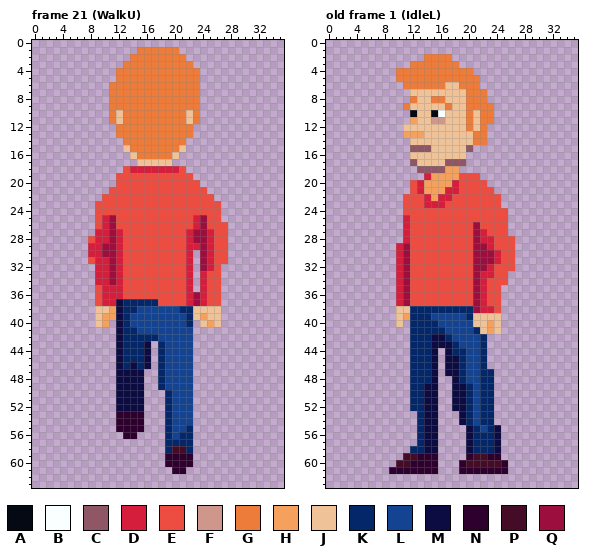
A pixel-art file gets an edit: src/game/assets/images/characters/hank/hank.aseprite. The picture above was drawn from the file before the commit.
36x64 pixels, 21 frames. Shown: frame 21 (WalkU), old frame 1 (IdleL). The commit also changed other frames, which this record leaves out.
Palette (. is transparent): A #050914  B #faffff  C #8f5765  D #d41e3c  E #ed4c40  F #cf968c  G #ed7b39  H #f5a15d  J #f0c297  K #032769  L #144491  M #0c0b42  N #2d002e  P #450c28  Q #9b0e3e
After:
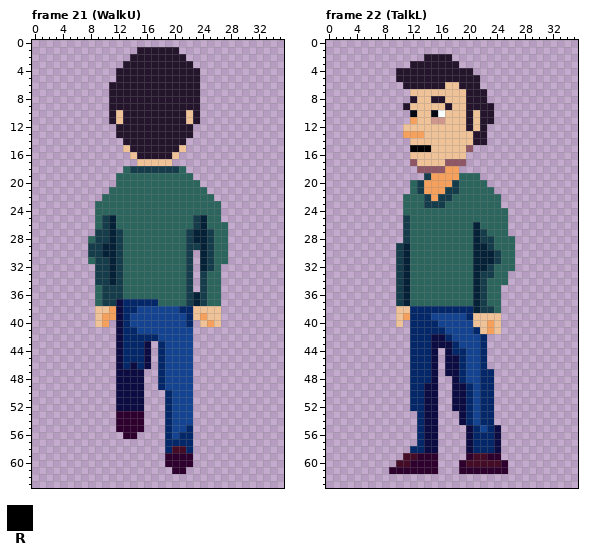
Colours new in this view: R #000000
A new or re-ordered frame is compared with the old frame closest to it.
Changes in this commit:
frames 21 -> 27
@@ palette @@
-D #d41e3c
+D #153c4a
-E #ed4c40
+E #2c645e
-G #ed7b39
+G #24142c
-Q #9b0e3e
+Q #052137
--- frame 22 (TalkL) is new; against old frame 1 (IdleL)
@@ x 10..16 @@
 14 ..JJJJJ
-15 ..CCCJJ
+15 ..RRRJJ
 16 ..JJJJJ
Boxes around the changes in both pictures, in picture pixels (x1, y1, x2, y2):
changed: (88, 47, 228, 306)
changed: (396, 54, 494, 145)
changed: (396, 145, 515, 313)
